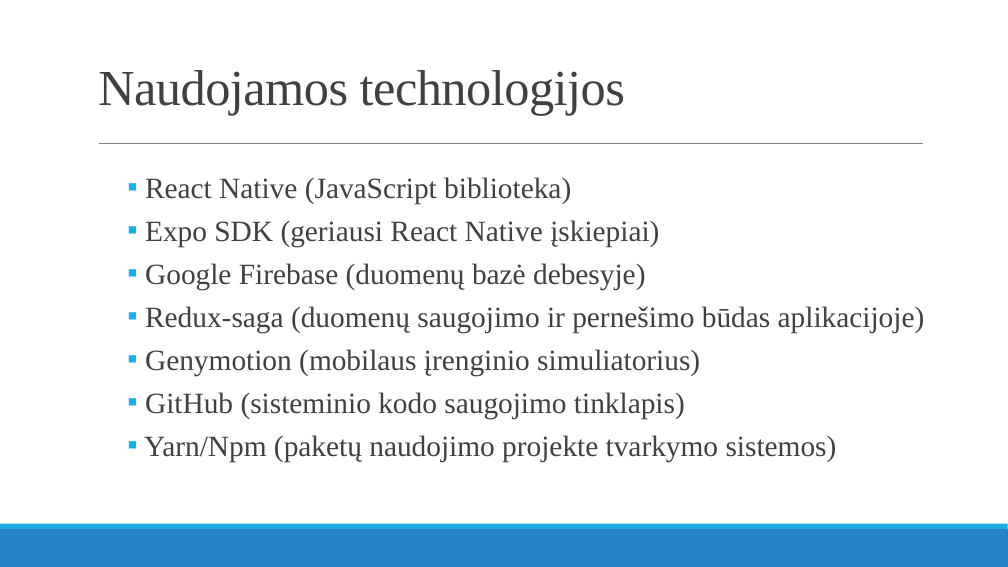
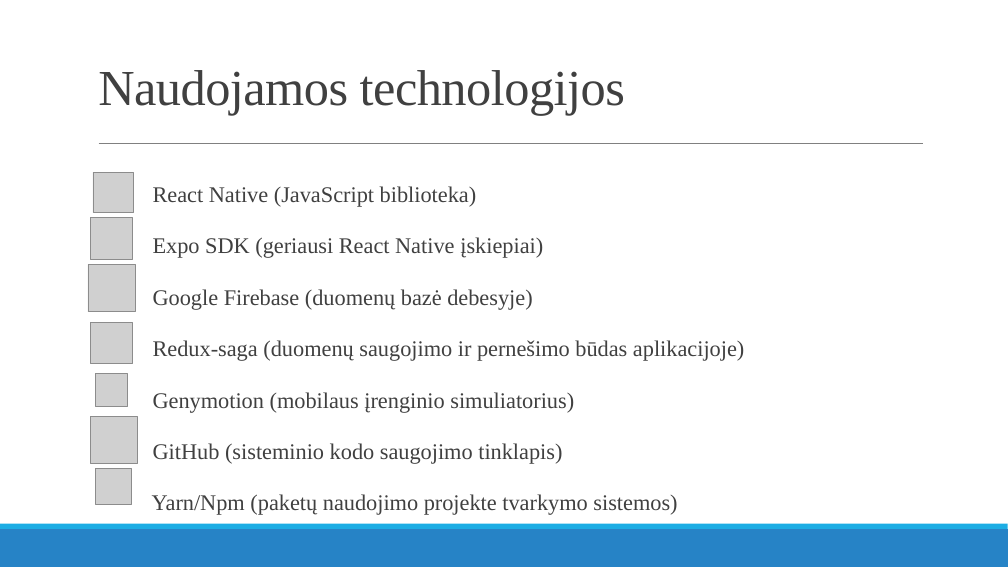
Before and after one commit to Friggid/mif-health, a slide deck: slide 5 of doc/Sporto treniruočių programos parinkimo mobilioji programa.pptx (slide 6 before the commit). Drawn at 1008x567 pixels with LibreOffice and Linux fonts; fonts in the diff are those of the drawing; grey boxes stand for pictures. Boxes give left, top, right and bottom in pixels: in the first picture for what was removed or moved away, otherwise in the second. Text is boxed around its words. In the diff, an @@ line names an element or a change of style, - is before the commit and + after.

```diff
--- a/doc/Sporto treniruočių programos parinkimo mobilioji programa.pptx
+++ b/doc/Sporto treniruočių programos parinkimo mobilioji programa.pptx
@@ picture added at box(93, 172, 133, 212) @@
@@ text "React Native (JavaScript biblioteka)": place and size @@
-text "React Native (JavaScript biblioteka)" at box(144, 177, 925, 462)
+text "React Native (JavaScript biblioteka)" at box(152, 186, 744, 515)
@@ text "React Native (JavaScript biblioteka)" at box(152, 186, 744, 515): size 28 to 21.2 pt; bullet ▪ to none; line spacing 0.8 to 1.4 @@
@@ picture added at box(91, 218, 132, 259) @@
@@ picture added at box(88, 265, 135, 312) @@
@@ picture added at box(91, 322, 132, 364) @@
@@ picture added at box(95, 374, 128, 407) @@
@@ picture added at box(91, 417, 138, 464) @@
@@ picture added at box(95, 469, 131, 504) @@
```
Also in this commit, not shown: 4 other slides changed, 3 slides added, 4 slides removed, 14 other files.
